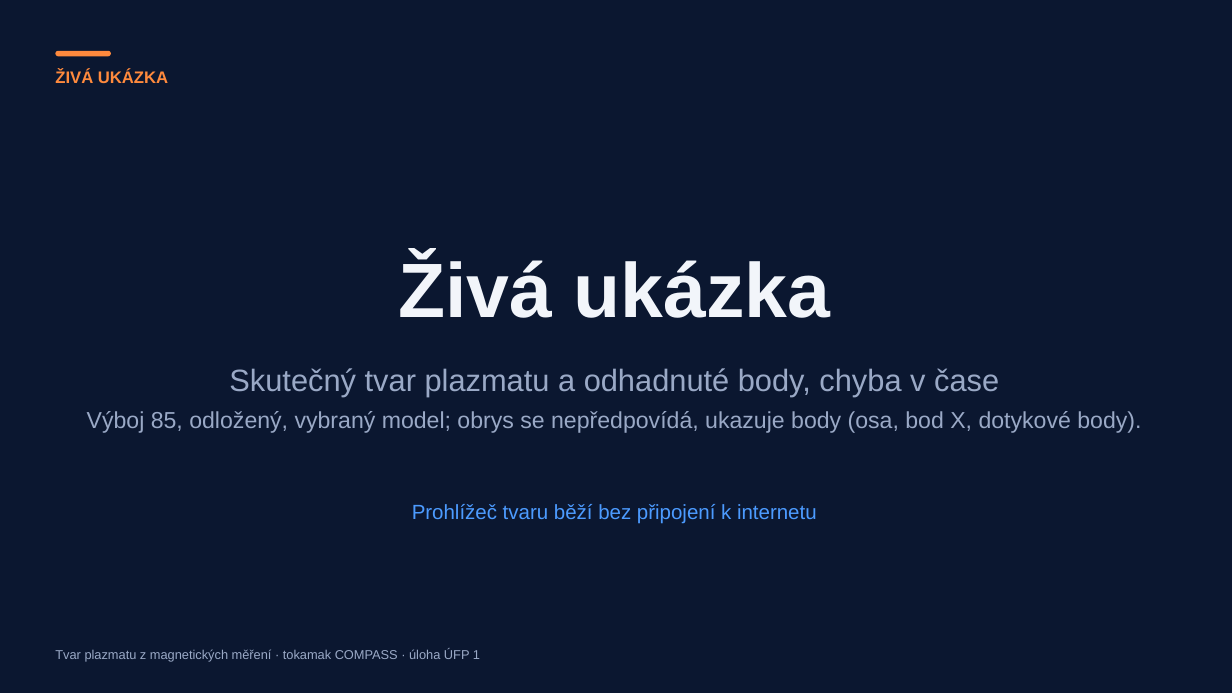
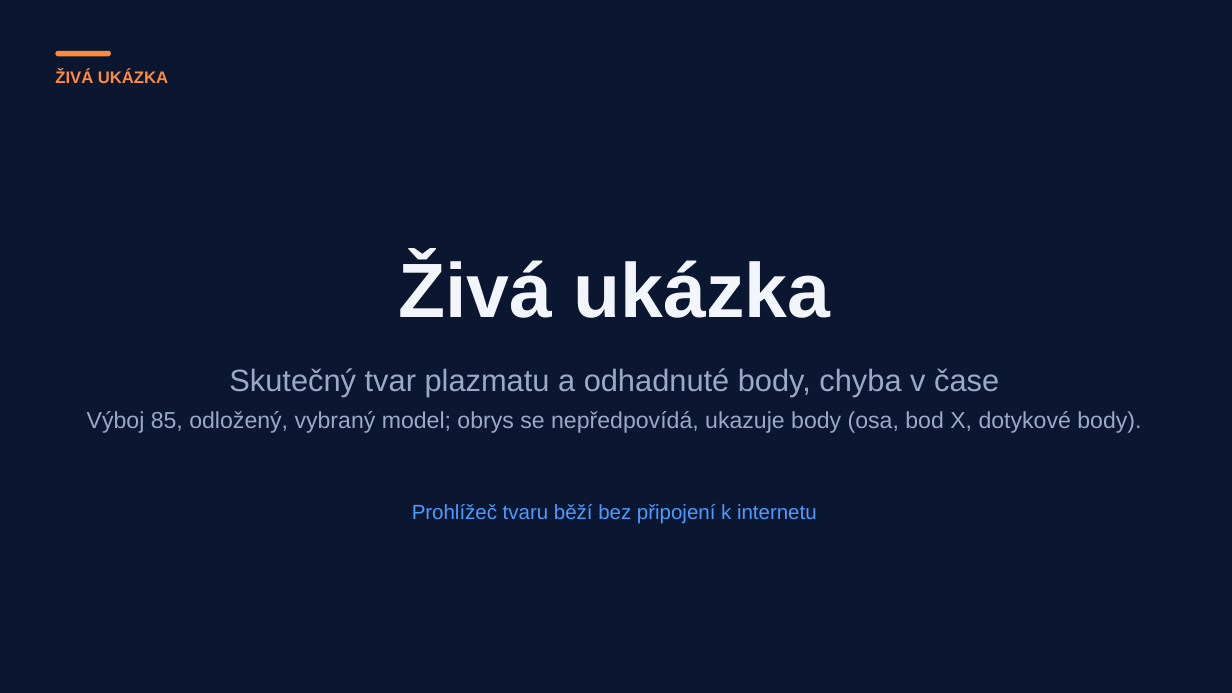
Before and after one commit to mschiller890/hackathon, a slide deck: slide 9 of presentation/deck/slides.pptx. Drawn at 1232x693 pixels with LibreOffice and Linux fonts; fonts in the diff are those of the drawing. Boxes give left, top, right and bottom in pixels: in the first picture for what was removed or moved away, otherwise in the second. Text is boxed around its words. In the diff, an @@ line names an element or a change of style, - is before the commit and + after.

```diff
--- a/presentation/deck/slides.pptx
+++ b/presentation/deck/slides.pptx
@@ text removed at (55,649,480,662) @@
-Tvar plazmatu z magnetických měření · tokamak COMPASS · úloha ÚFP 1
```
Also in this commit, not shown: 13 other slides changed, 1 other file.
